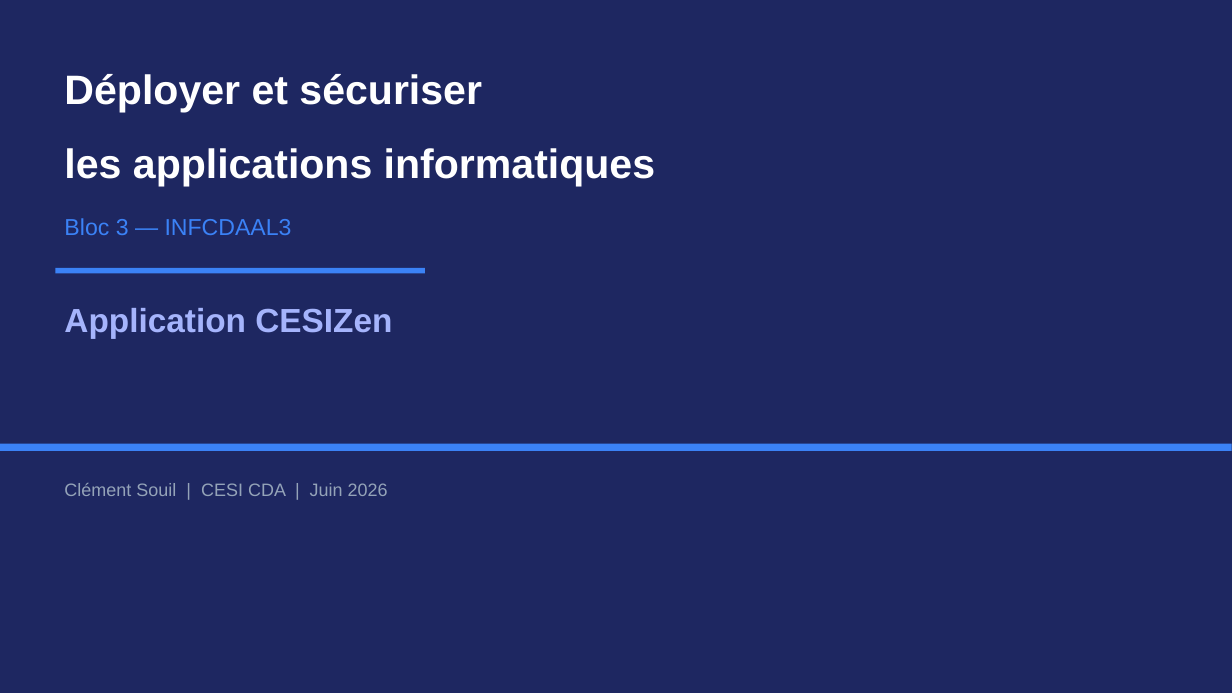
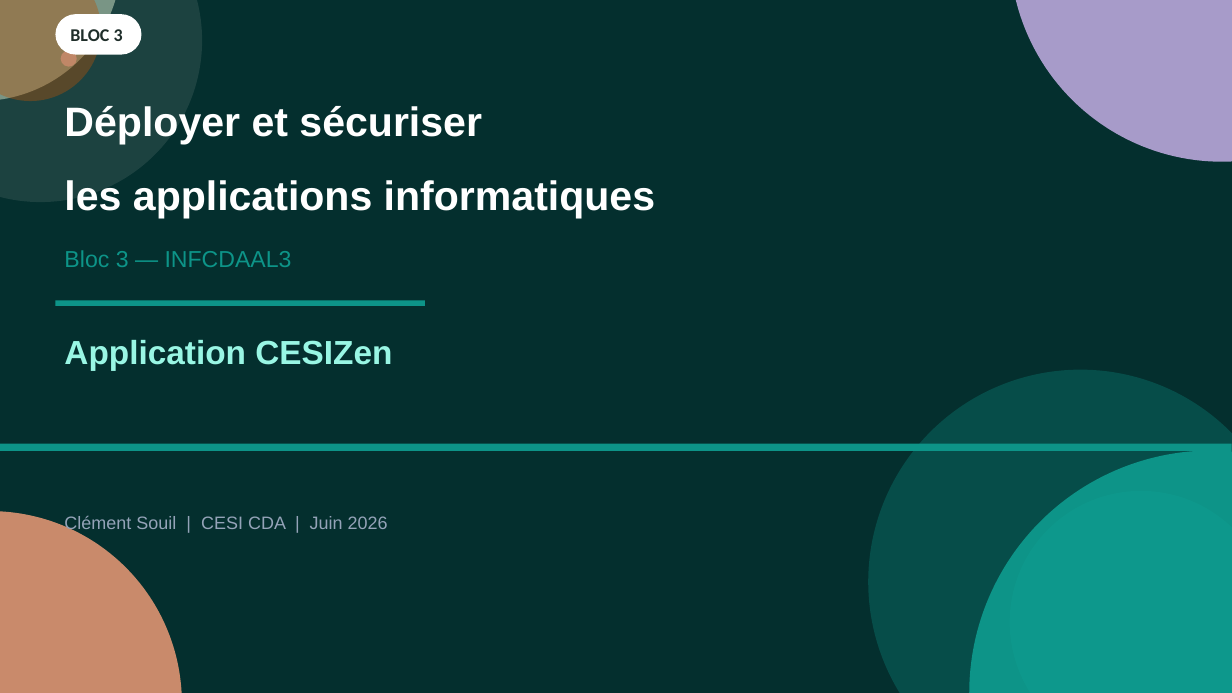
Before and after one commit to Clement-Souil/CesiZen, a slide deck: slide 1 of docs-bloc3/Soutenance_Bloc3_CESIZen.pptx. Drawn at 1232x693 pixels with LibreOffice and Linux fonts; fonts in the diff are those of the drawing. Boxes give left, top, right and bottom in pixels: in the first picture for what was removed or moved away, otherwise in the second. Text is boxed around its words. In the diff, an @@ line names an element or a change of style, - is before the commit and + after.

```diff
--- a/docs-bloc3/Soutenance_Bloc3_CESIZen.pptx
+++ b/docs-bloc3/Soutenance_Bloc3_CESIZen.pptx
@@ background #1E2761 to #115E59 @@
@@ rectangle added at [0, 0, 1232, 693], fill #042F2E @@
@@ ellipse added at [0, 0, 121, 101], fill #6B8B7A @@
@@ ellipse added at [0, 0, 202, 202], fill #F5EFE6 at 10% opacity @@
@@ ellipse added at [0, 0, 101, 101], fill #B45309 at 40% opacity @@
@@ rounded rectangle added at [55, 14, 141, 55], fill #FFFFFF, 14 pt, text #1F2E2A, bold @@
+BLOC 3
@@ ellipse added at [1010, 0, 1232, 162], fill #A79BC9 @@
@@ ellipse added at [61, 51, 77, 67], fill #C98A6B at 85% opacity @@
@@ text "Bloc 3 — INFCDAAL3" at [64, 250, 292, 267]: text colour #3B82F6 to #0D9488 @@
@@ 2 texts, 1 rectangle: place and size @@
-2 texts, 1 rectangle at [55, 148, 655, 338]
+2 texts, 1 rectangle at [55, 180, 655, 370]
@@ text "Application CESIZen" at [64, 340, 392, 370]: text colour #A5B4FC to #99F6E4 @@
@@ rectangle at [55, 300, 425, 306]: fill #3B82F6 to #0D9488 @@
@@ ellipse added at [869, 370, 1232, 693], fill #0D9488 at 30% opacity @@
@@ rectangle at [0, 444, 1232, 451]: fill #3B82F6 to #0D9488 @@
@@ ellipse added at [970, 451, 1232, 693], fill #0D9488 @@
@@ 3 texts: place and size @@
-3 texts at [64, 74, 482, 496]
+3 texts at [64, 106, 482, 533]
@@ ellipse added at [1010, 491, 1232, 693], fill #14B8A6 at 22% opacity @@
@@ ellipse added at [0, 511, 182, 693], fill #C98A6B @@
```
Also in this commit, not shown: 19 other slides changed, 6 slides removed, 40 other files.
